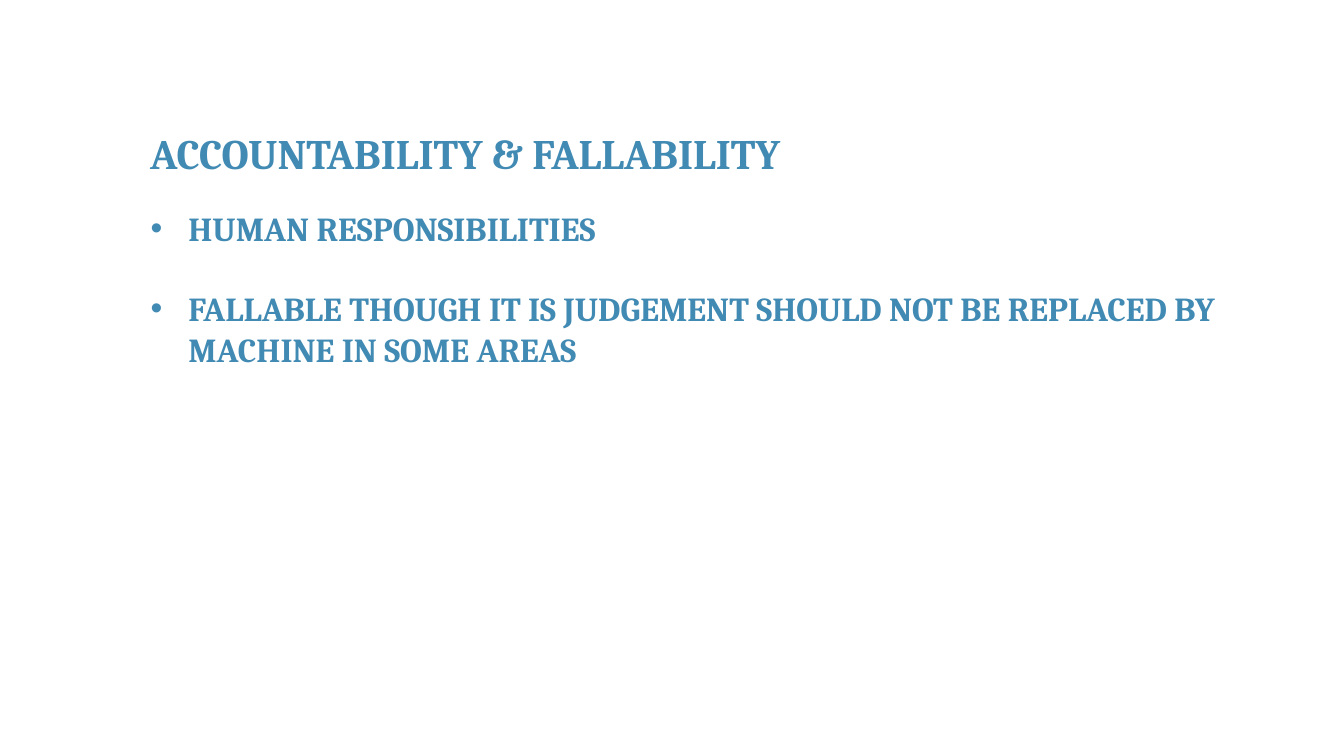
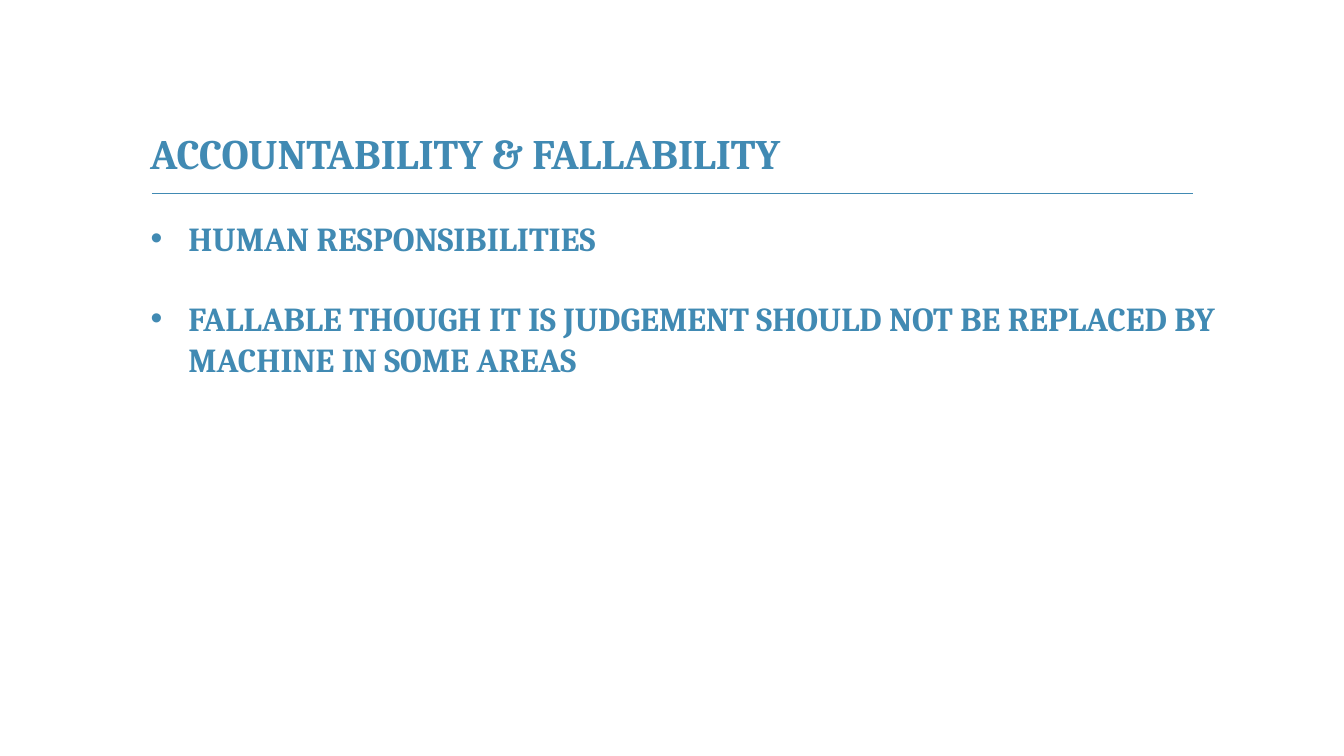
Before and after one commit to franckalbinet/itu-eaco-zanzibar-12-2018, a slide deck: slide 12 of presentations/session-6-ethics-of-ai.pptx (slide 11 before the commit). Drawn at 1344x756 pixels with LibreOffice and Linux fonts; fonts in the diff are those of the drawing; background and template pictures are left out. Boxes give left, top, right and bottom in pixels: in the first picture for what was removed or moved away, otherwise in the second. Text is boxed around its words. In the diff, an @@ line names an element or a change of style, - is before the commit and + after.

```diff
--- a/presentations/session-6-ethics-of-ai.pptx
+++ b/presentations/session-6-ethics-of-ai.pptx
@@ line added from (152, 194) to (1193, 194), #418AB3 1 pt @@
@@ text "HUMAN RESPONSIBILITIES": place and size @@
-text "HUMAN RESPONSIBILITIES" at <box>188,218,1214,363</box>
+text "HUMAN RESPONSIBILITIES" at <box>188,228,1214,373</box>
```
Also in this commit, not shown: 16 other slides changed, 3 slides added, 2 other files.
